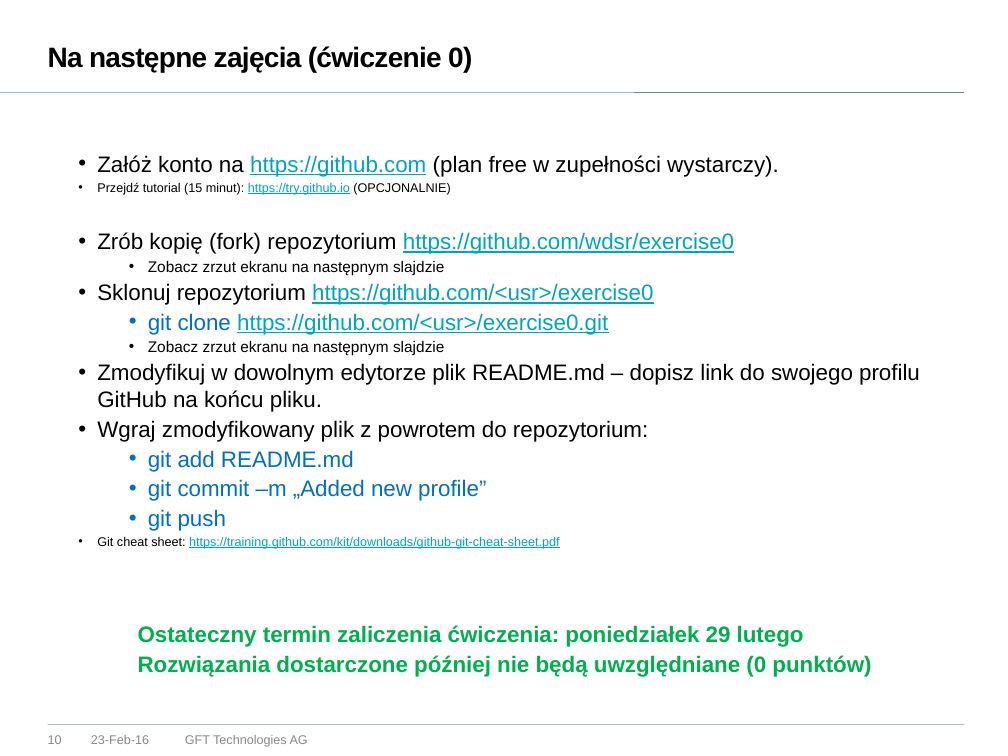
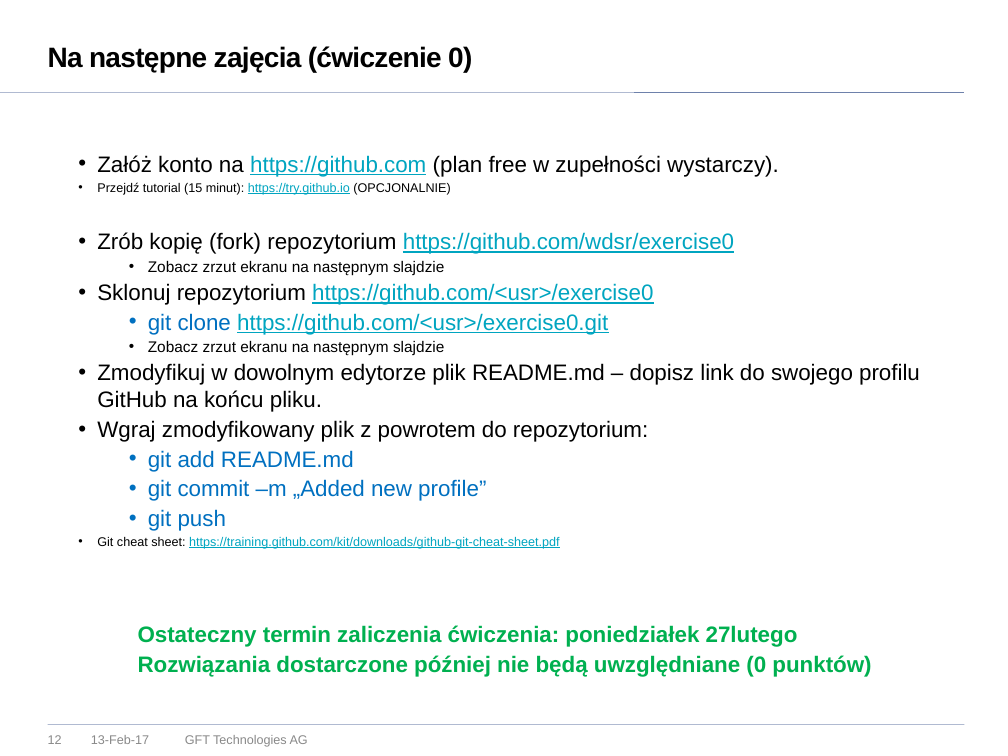
Before and after one commit to vego1mar/exercise0, a slide deck: slide 12 of WDSR - zarys programu.pptx (slide 10 before the commit). Drawn at 1008x756 pixels with LibreOffice and Linux fonts; fonts in the diff are those of the drawing; background and template pictures are left out. Boxes give left, top, right and bottom in pixels: in the first picture for what was removed or moved away, otherwise in the second. Text is boxed around its words. In the diff, an @@ line names an element or a change of style, - is before the commit and + after.

```diff
--- a/WDSR - zarys programu.pptx
+++ b/WDSR - zarys programu.pptx
@@ text at <box>138,625,798,647</box>: text changed @@
-Ostateczny termin zaliczenia ćwiczenia: poniedziałek 29 lutego
+Ostateczny termin zaliczenia ćwiczenia: poniedziałek 27lutego
@@ page number at <box>48,735,62,744</box>: text changed @@
-10
+12
@@ text at <box>91,735,149,744</box>: text changed @@
-23-Feb-16
+13-Feb-17
```
Also in this commit, not shown: 11 other slides changed, 2 slides added.
